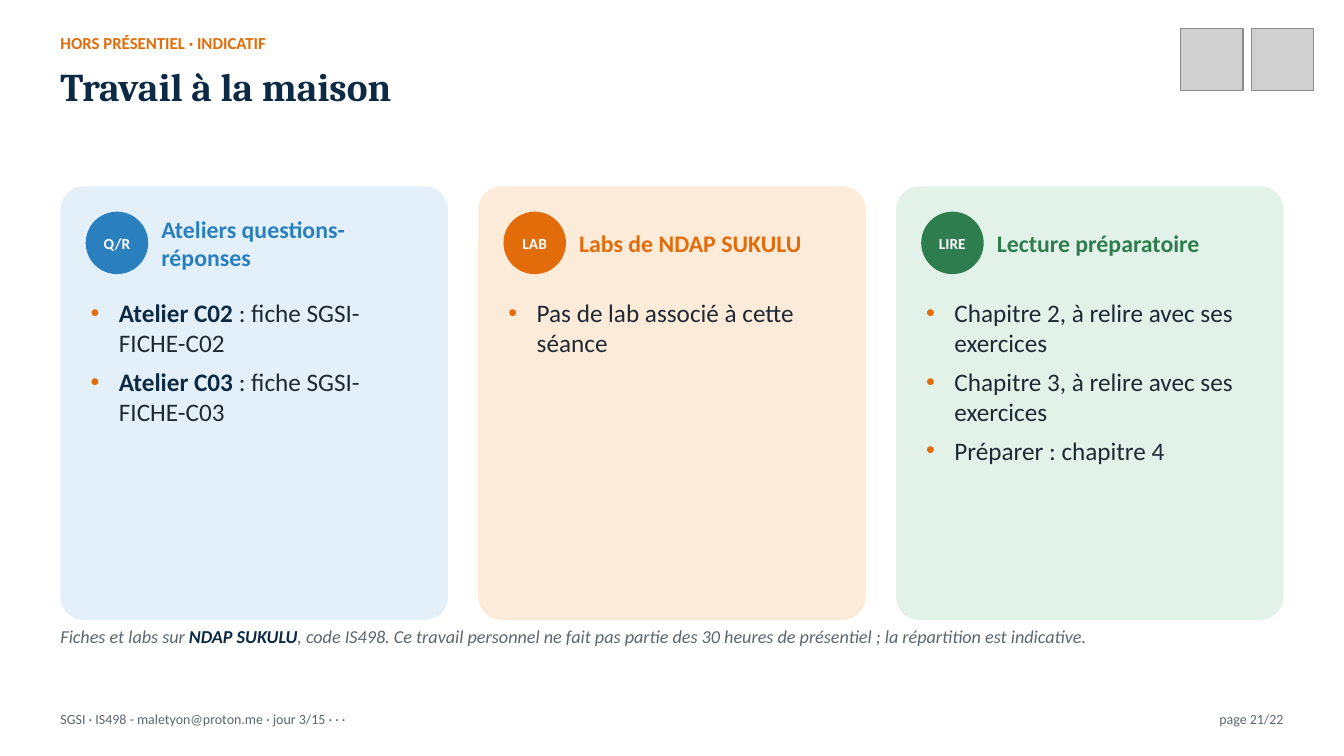
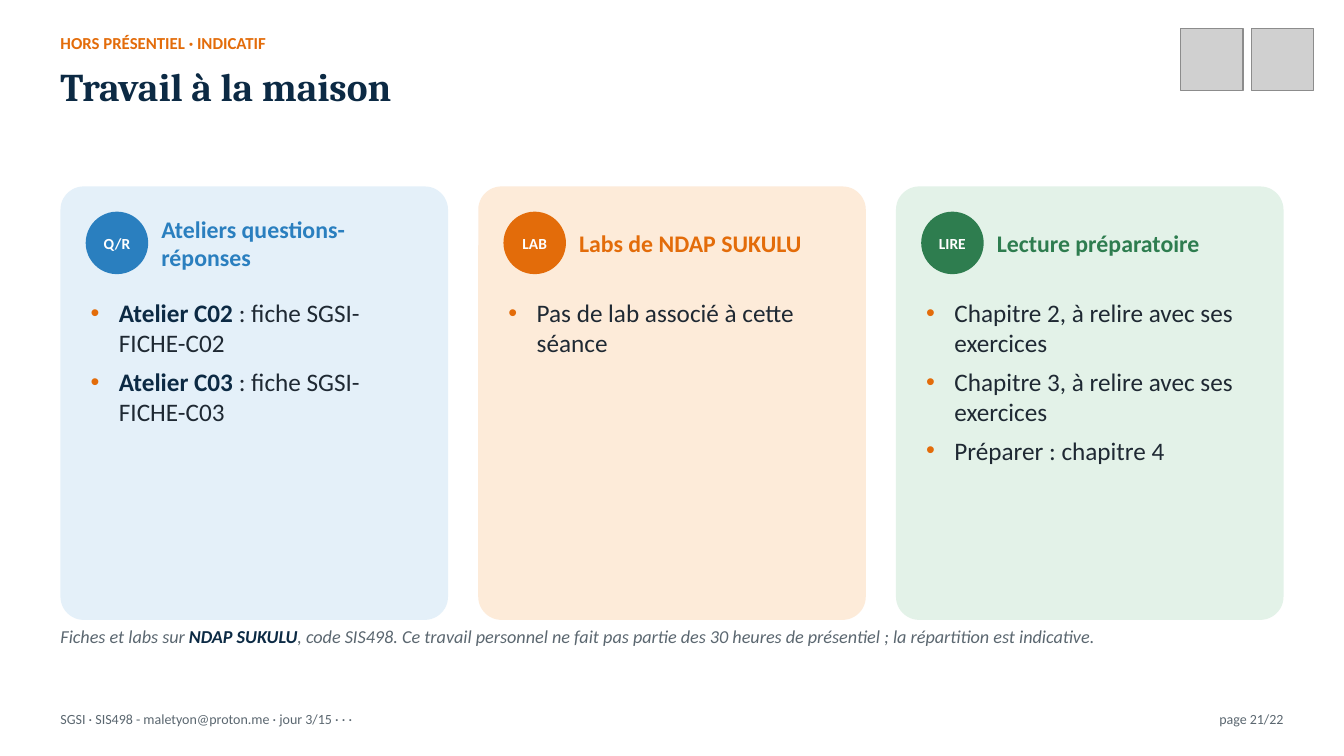
Before and after one commit to MaletYon/cours-sgsi, a slide deck: slide 21 of Présentation/SGSI_J03.pptx. Drawn at 1344x756 pixels with LibreOffice and Linux fonts; fonts in the diff are those of the drawing; grey boxes stand for pictures. Boxes give left, top, right and bottom in pixels: in the first picture for what was removed or moved away, otherwise in the second. Text is boxed around its words. In the diff, an @@ line names an element or a change of style, - is before the commit and + after.

Commit message:
SGSI : code de l'UE harmonisé en SIS498 (livre, présentations, NDAP SUKULU)

```diff
--- a/Présentation/SGSI_J03.pptx
+++ b/Présentation/SGSI_J03.pptx
@@ text at (x1=60, y1=630, x2=1094, y2=646): text changed @@
-Fiches et labs sur NDAP SUKULU, code IS498. Ce travail personnel ne fait pas partie des 30 heures de présentiel ; la répartition est indicative.
+Fiches et labs sur NDAP SUKULU, code SIS498. Ce travail personnel ne fait pas partie des 30 heures de présentiel ; la répartition est indicative.
@@ text at (x1=60, y1=714, x2=332, y2=727): text changed @@
-SGSI · IS498 - maletyon@proton.me · jour 3/15 · · ·
+SGSI · SIS498 - maletyon@proton.me · jour 3/15 · · ·
```
Also in this commit, not shown: 19 other slides changed, 32 other files.
